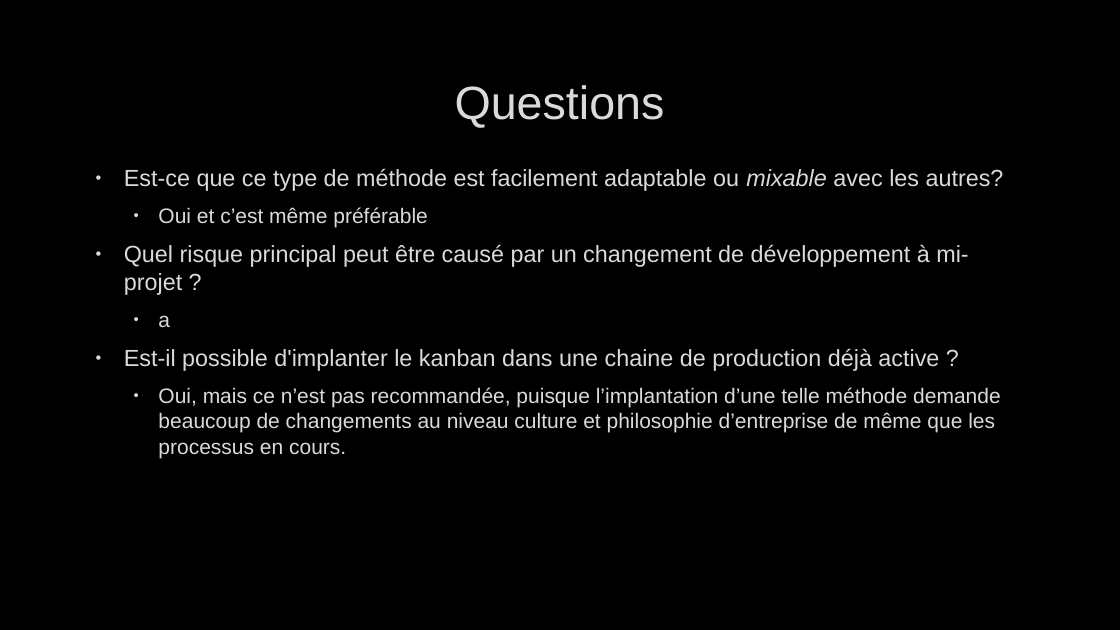
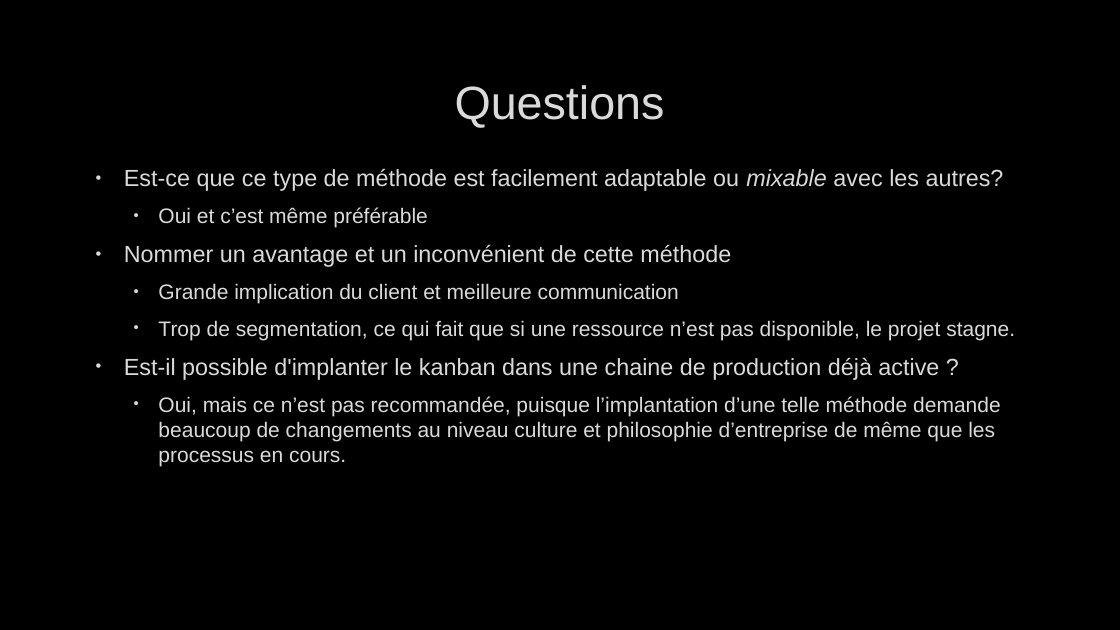
Before and after one commit to joyaAmora/Analyse_relationnelle, a slide deck: slide 16 of NotePowerpoint.pptx. Drawn at 1120x630 pixels with LibreOffice and Linux fonts; fonts in the diff are those of the drawing; background and template pictures are left out. Boxes give left, top, right and bottom in pixels: in the first picture for what was removed or moved away, otherwise in the second. Text is boxed around its words. In the diff, an @@ line names an element or a change of style, - is before the commit and + after.

```diff
--- a/NotePowerpoint.pptx
+++ b/NotePowerpoint.pptx
@@ text at box(124, 244, 1015, 340): text changed; size 20 to 18 pt @@
-• Quel risque principal peut être causé par un changement de développement à mi-projet ?
-  • a
+• Nommer un avantage et un inconvénient de cette méthode
+  • Grande implication du client et meilleure communication
+  • Trop de segmentation, ce qui fait que si une ressource n’est pas disponible, le projet stagne.
```
Also in this commit, not shown: 4 other slides changed.
